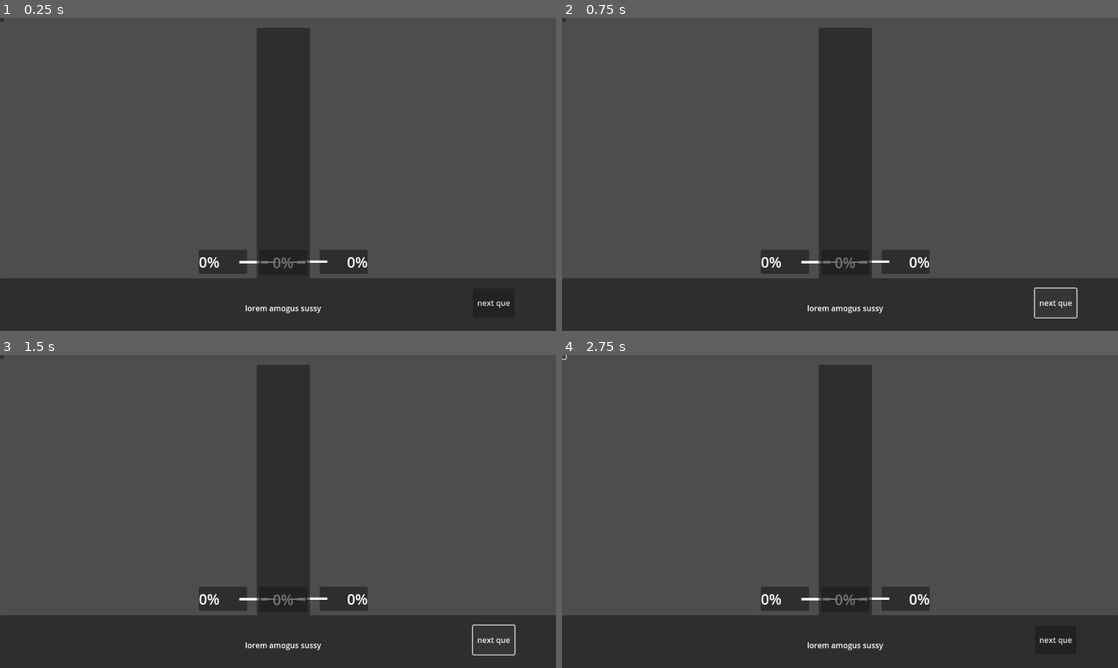
Above: before the commit, frames 1-4 (two rows, left to right).
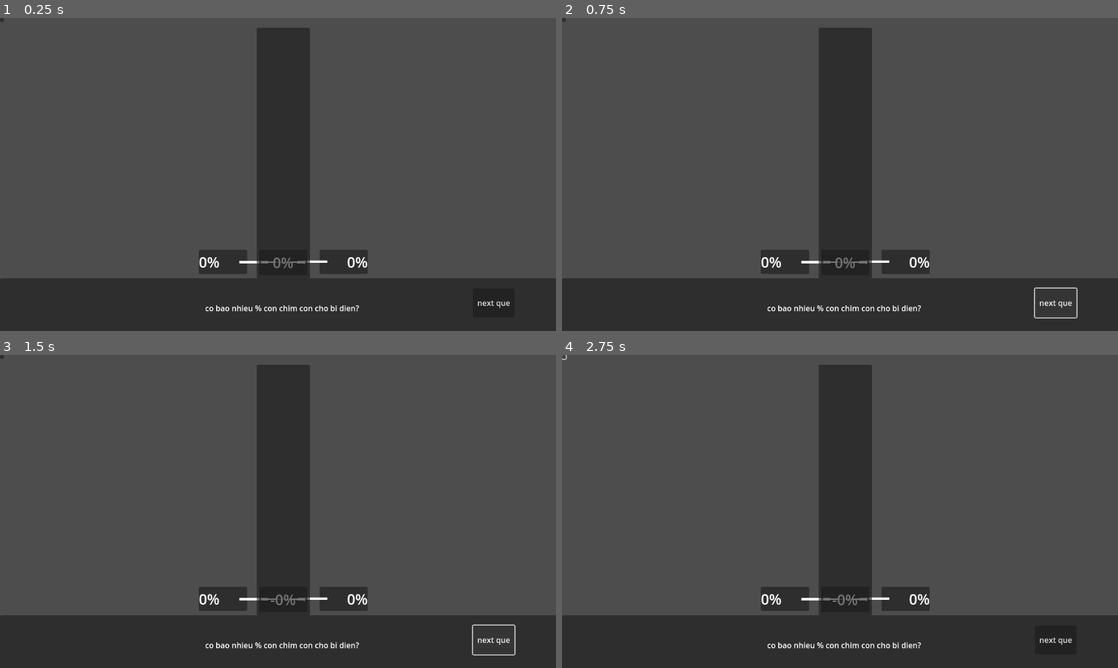
Above: after the commit, the same moments.

Repository: TerminalGoat232/power-of-10-redux
Game: Godot game, scene res://main.tscn
Two runs of this game, one before a commit and one after it. Both use one fixed random seed, a clock stepped at 60 frames per second and the inputs below.
Inputs (mouse positions are in pixels of both pictures, inside the frame that each line leads up to):
- Up to frame 1 (0.25 s): no input
- Up to frame 2 (0.75 s): click "next que" at 0.5 s
- Up to frame 3 (1.5 s): click "next que" at 1.25 s
- Up to frame 4 (2.75 s): click (562, 358) at 2 s

The runs differ from the first frame. In frame 1, 0.3% of the frame differs, in the area x 36-65%, y 91-95%; in frame 2, 0.3%; in frame 3, 0.4%, in the area x 36-65%, y 76-95%; in frame 4, 0.4%.

Commit message:
nothing new, added some stuff for question panel

Diff:
--- a/main.tscn
+++ b/main.tscn
@@ -1,6 +1,6 @@
 [gd_scene load_steps=6 format=3 uid="uid://e1ftjheij10p"]
 
-[ext_resource type="Script" path="res://main.gd" id="1_j8dbw"]
+[ext_resource type="Script" path="res://scripts/main.gd" id="1_olcld"]
 [ext_resource type="Script" path="res://player.gd" id="1_t3o3h"]
 [ext_resource type="Theme" uid="uid://c163hgn8rdr67" path="res://text.tres" id="2_w4u17"]
 [ext_resource type="Theme" uid="uid://cc3fvhbarybnv" path="res://panel.tres" id="4_2kqa2"]
@@ -15,7 +15,7 @@
 offset_right = 40.0
 offset_bottom = 40.0
 mouse_filter = 2
-script = ExtResource("1_j8dbw")
+script = ExtResource("1_olcld")
 metadata/_edit_use_anchors_ = true
 
 [node name="panel_1" type="PanelContainer" parent="Control"]
@@ -96,20 +96,20 @@
 offset_bottom = 539.0
 mouse_filter = 2
 
-[node name="MarginContainer" type="MarginContainer" parent="Control"]
+[node name="margin_que" type="MarginContainer" parent="Control"]
 layout_mode = 0
 offset_top = 539.0
 offset_right = 1154.0
 offset_bottom = 651.0
 
-[node name="panel_2" type="Panel" parent="Control/MarginContainer"]
+[node name="question_panel" type="Panel" parent="Control/margin_que"]
 layout_mode = 2
 
-[node name="lbl1" type="Label" parent="Control/MarginContainer/panel_2"]
+[node name="question" type="Label" parent="Control/margin_que/question_panel"]
 layout_mode = 2
-offset_left = 45.0
+offset_left = 332.0
 offset_top = 14.0
-offset_right = 1129.0
+offset_right = 838.0
 offset_bottom = 110.0
 text = "lorem amogus sussy"
 label_settings = SubResource("LabelSettings_eqk8l")
@@ -129,5 +129,4 @@
 offset_right = 8.0
 offset_bottom = 8.0
 
-[connection signal="show_res_sig" from="Control" to="Control" method="_on_show_res_sig"]
 [connection signal="pressed" from="Control/next" to="Control" method="_on_next_pressed"]
